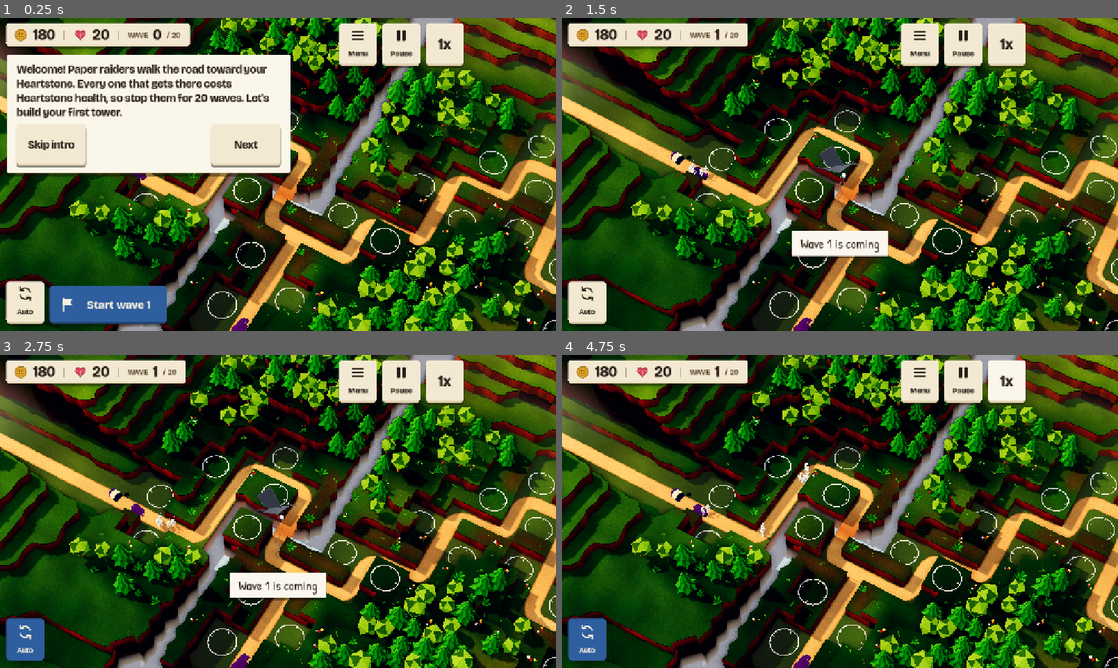
Above: before the commit, frames 1-4 (two rows, left to right).
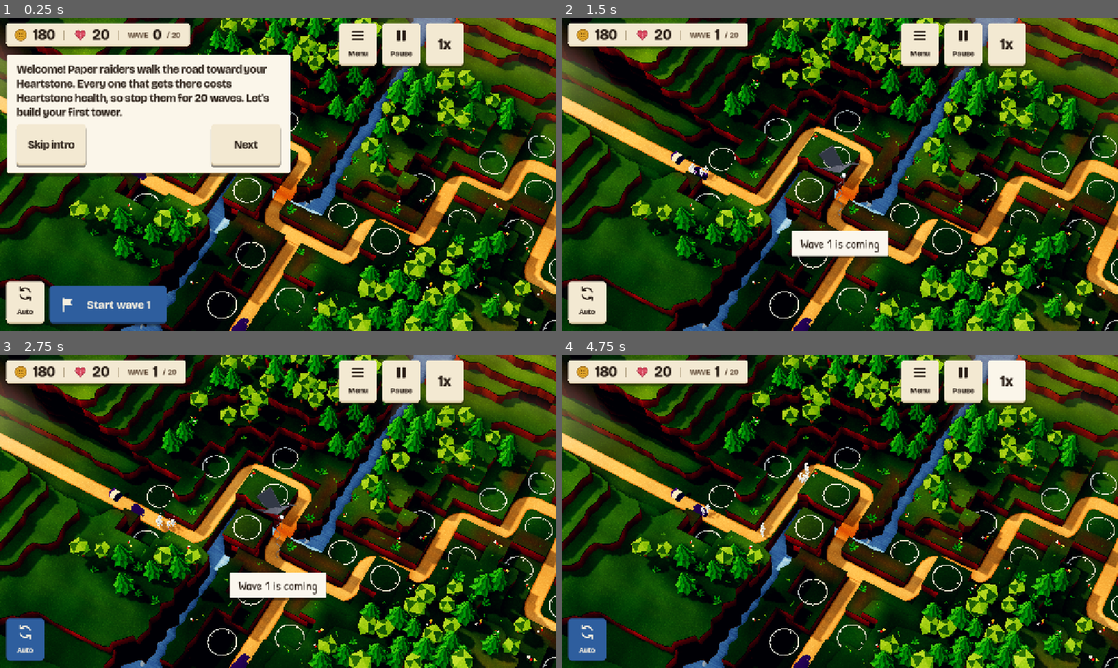
Above: after the commit, the same moments.

Repository: juanpalopez/psychic-bassoon
Game: Godot game, scene res://main.tscn
Two runs of this game, one before a commit and one after it. Both use one fixed random seed, a clock stepped at 60 frames per second and the inputs below.
Inputs:
- Up to frame 1 (0.25 s): no input
- Up to frame 2 (1.5 s): click "Start wave 1" at 0.5 s; click "Skip intro" at 1.25 s
- Up to frame 3 (2.75 s): click "Auto" at 2 s
- Up to frame 4 (4.75 s): click "1x" at 2.75 s; click "2x" at 3.5 s; click "3x" at 4.25 s

The runs differ from the first frame. In frame 1, 10% of the frame differs, in the area x 17-100%, y 0-100%; in frame 2, 13%; in frame 3, 13%; in frame 4, 13%, in the area x 5-100%, y 0-100%.

Commit message:
fix(render): settle the height fog in the gorge, under the river's top
With #343's height fog starting at 0.1 m the whole gorge sat in it and the river at -1.05 m read grey; starting it at -0.9 m leaves the water blue with a light haze over it and still fills the gorge below the floor. Refs #324

Co-Authored-By: Claude Opus 5.5 <noreply@anthropic.com>
Claude-Session: https://claude.ai/code/session_01Sz86dVkFgcmfUpmh5hksT1

Diff:
--- a/godot/main.tscn
+++ b/godot/main.tscn
@@ -62,7 +62,7 @@
 fog_depth_curve = 0.6
 fog_depth_begin = 50.0
 fog_depth_end = 70.0
-fog_height = 0.1
+fog_height = -0.9
 fog_height_density = 0.45
 adjustment_enabled = true
 adjustment_contrast = 1.06
